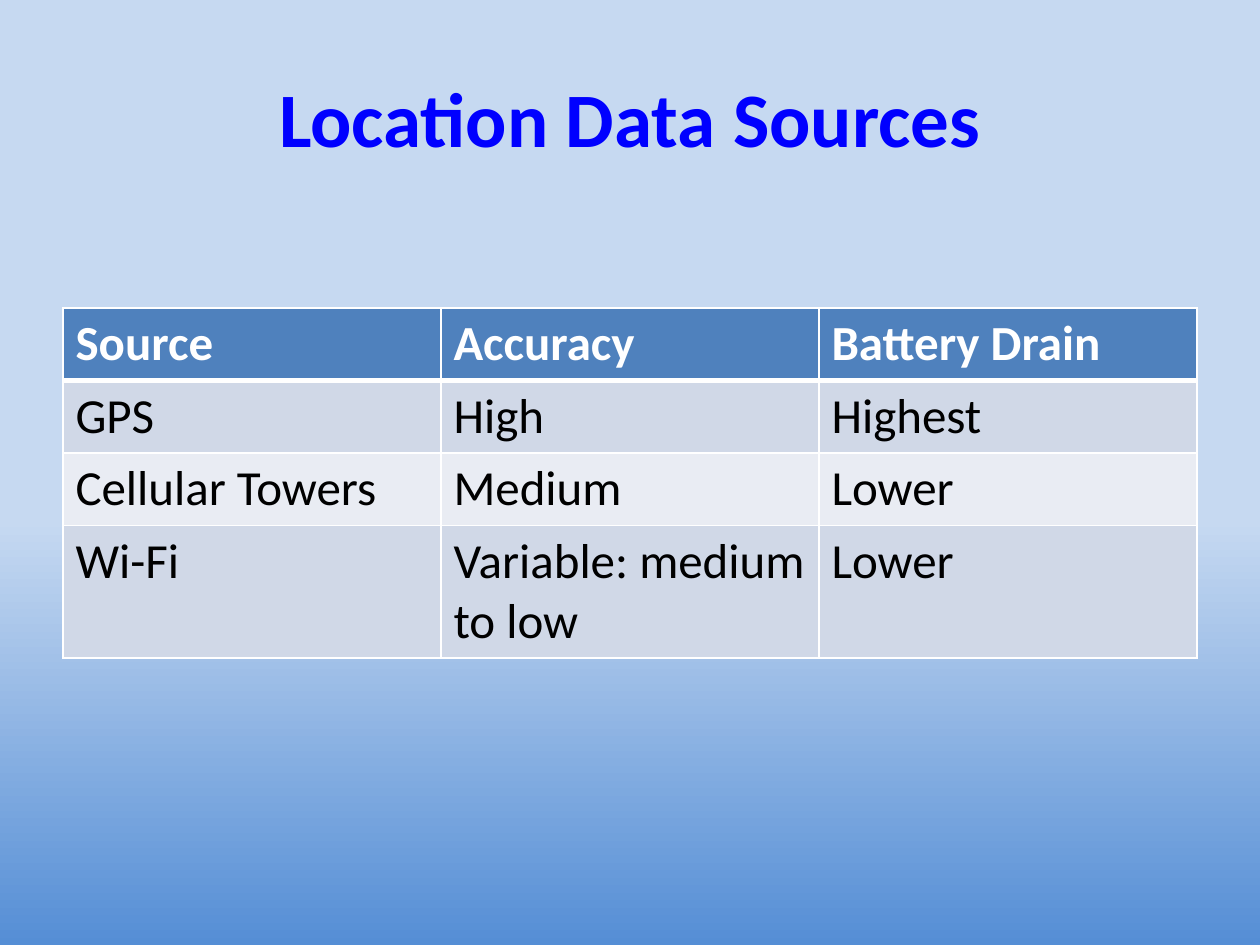
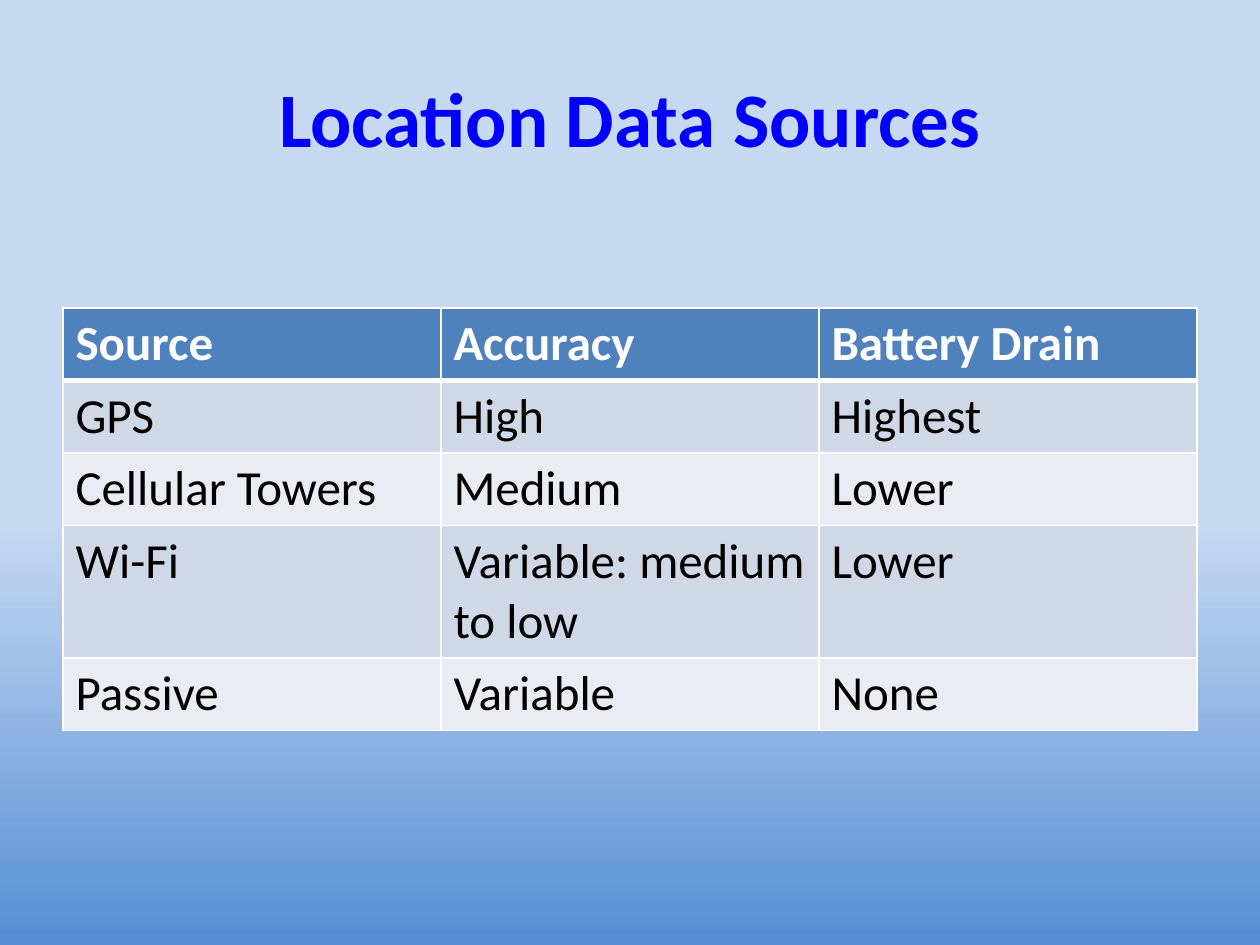
Before and after one commit to UO-CIS/CIS399Android-CourseMaterials, a slide deck: slide 4 of Notes and Slides/CIS399Wk4Day2-Geolocation.pptx. Drawn at 1260x945 pixels with LibreOffice and Linux fonts; fonts in the diff are those of the drawing. Boxes give left, top, right and bottom in pixels: in the first picture for what was removed or moved away, otherwise in the second. Text is boxed around its words. In the diff, an @@ line names an element or a change of style, - is before the commit and + after.

```diff
--- a/Notes and Slides/CIS399Wk4Day2-Geolocation.pptx
+++ b/Notes and Slides/CIS399Wk4Day2-Geolocation.pptx
@@ table at bbox=[63, 307, 1197, 723] @@
+row 5: Passive | Variable | None
```
Also in this commit, not shown: 2 other slides changed, 12 other files.
